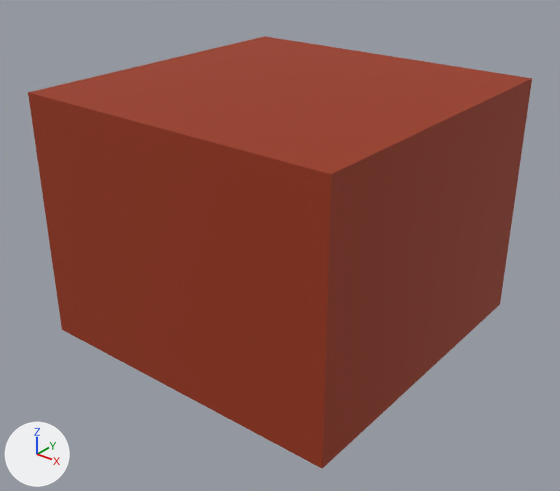
What one commit did to the glTF model public/assets/models/interiors/interior_restaurant_table_01.glb.
The view is the same before and after, from a camera (50 mm lens) standing at (1.323, -1.69, 1.293) and looking at (0.018, -0.059, 0.281). The axes (+X, +Y, +Z) are drawn at lower left. The lights are the same throughout. The picture after the commit comes second. Where no turn or scale is listed for an object, it has been applied to the vertices. Vertices at exactly the same position are counted once.
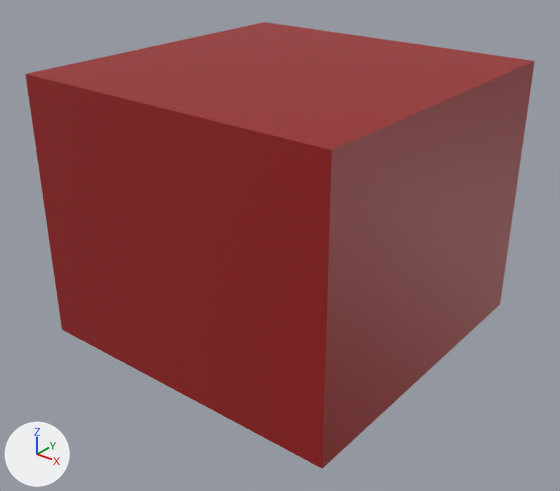
Where the newer file only moved an object's origin or applied its transform, the numbers keep the older frame.

Scene script edits in JSON lines:
```json
{"op": "set", "path": "mat_material_0.roughness", "old": "0.75", "new": "0.5"}
{"block": "me_mesh_0", "where": "# used by ob_mesh_0; location = (0.0, 0.0, 0.375)"}
{"block": "me_mesh_0", "where": "# before: 0 (0.5, -0.5, 0.375) at pixel (331, 174), 1 (0.5, 0.5, 0.375) at pixel (532, 78), 4 (-0.5, 0.5, 0.375) at pixel (264, 36), 5 (-0.5, -0.5, 0.375) at pixel (27, 92)"}
{"op": "remove", "block": "me_mesh_0", "code": "me_mesh_0.from_pydata(...)  # 8 vertices, 12 faces; spans x -0.5..0.5, y -0.5..0.5, z -0.375..0.375"}
{"op": "add", "block": "me_mesh_0", "code": "me_mesh_0.from_pydata(...)  # 8 vertices, 12 faces; spans x -0.5..0.5, y -0.5..0.5, z -0.375..0.425"}
{"block": "me_mesh_0", "change": "me_mesh_0 part 1"}
{"op": "add", "block": "me_mesh_0", "code": "for i in [0, 1, 4, 5]: me_mesh_0.vertices[i].co += Vector((0.0, 0.0, 0.05))"}
```

Pixel boxes (x1, y1, x2, y2) of what changed, in the pictures (560 x 491 px):
```json
{"object": "Mesh_0", "change": "surface changed, reshaped", "before": [28, 36, 532, 468], "after": [25, 22, 535, 468]}
```
